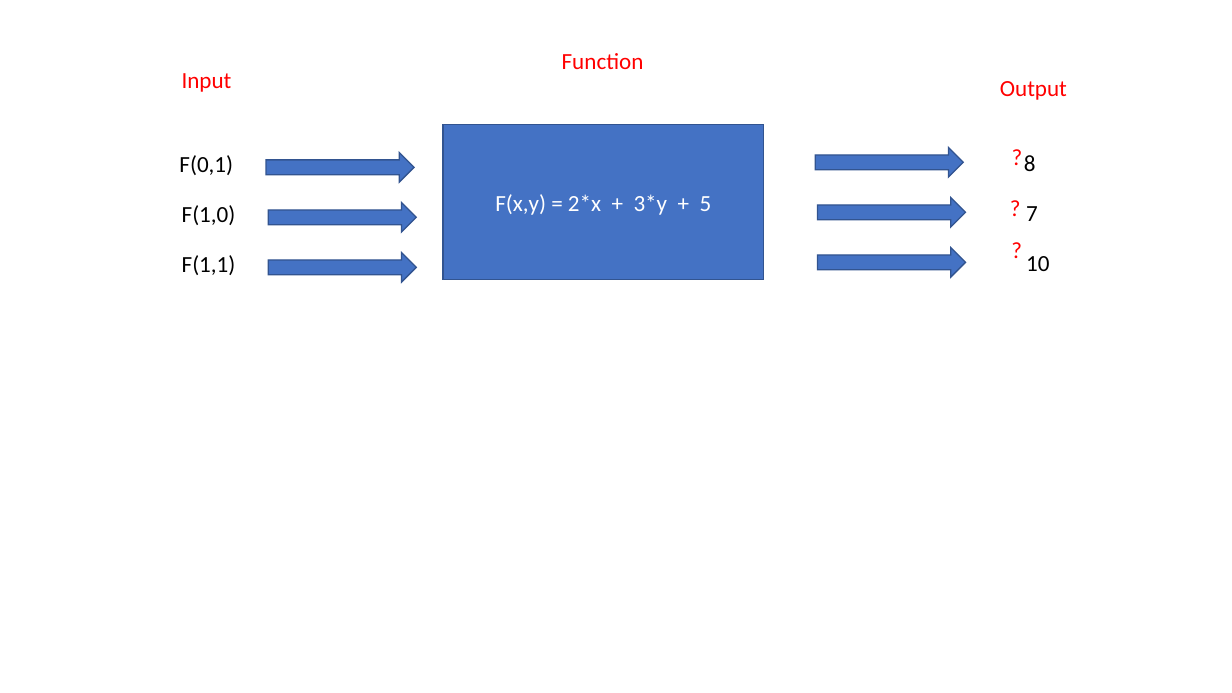
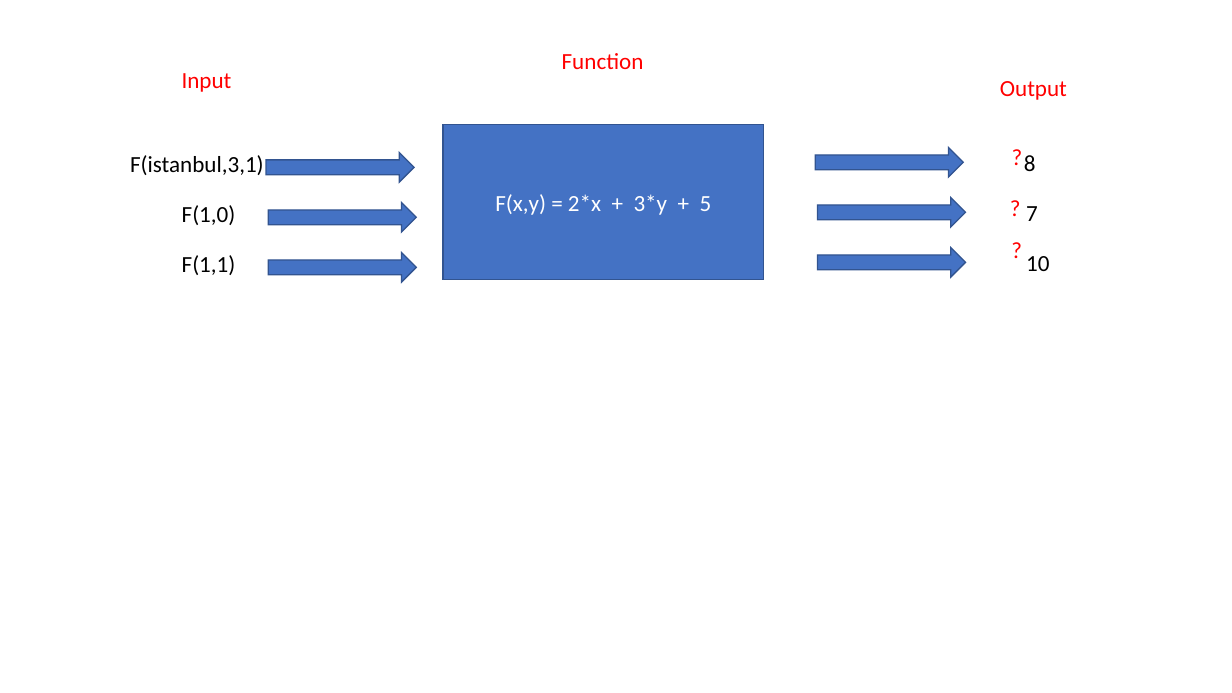
Before and after one commit to busranurorhan/vodafone-bigdata, a slide deck: slide 1 of slides/SparkML.pptx. Drawn at 1232x693 pixels with LibreOffice and Linux fonts; fonts in the diff are those of the drawing. Boxes give left, top, right and bottom in pixels: in the first picture for what was removed or moved away, otherwise in the second. Text is boxed around its words. In the diff, an @@ line names an element or a change of style, - is before the commit and + after.

```diff
--- a/slides/SparkML.pptx
+++ b/slides/SparkML.pptx
@@ text at <box>130,155,264,175</box>: text changed @@
-F(0,1)
+F(istanbul,3,1)
```
Also in this commit, not shown: 1 other slide changed, 2 slides added, 3 other files.
